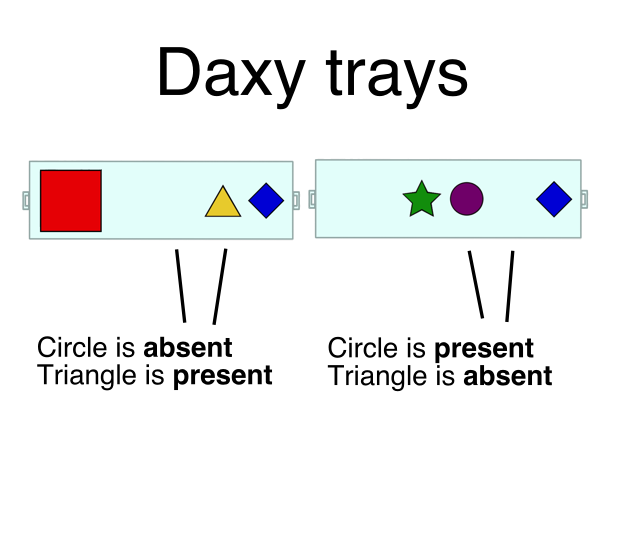
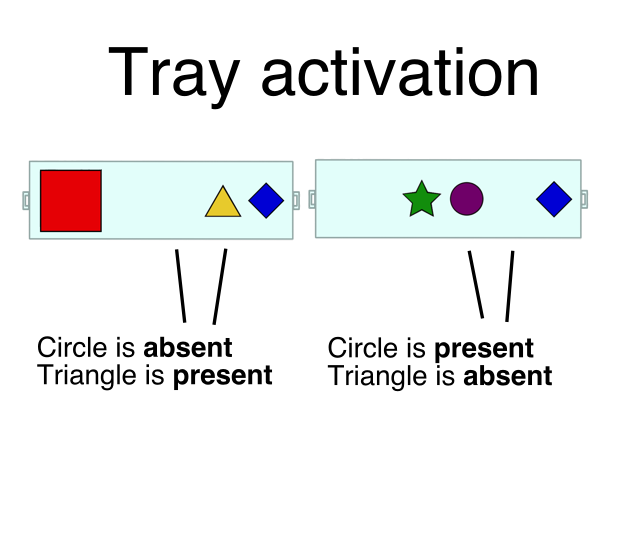
Before/after of a 619px x 542px layered artwork. What changed in the layer stack:
painted on "Paint Layer 2" over [108, 47, 537, 110]
